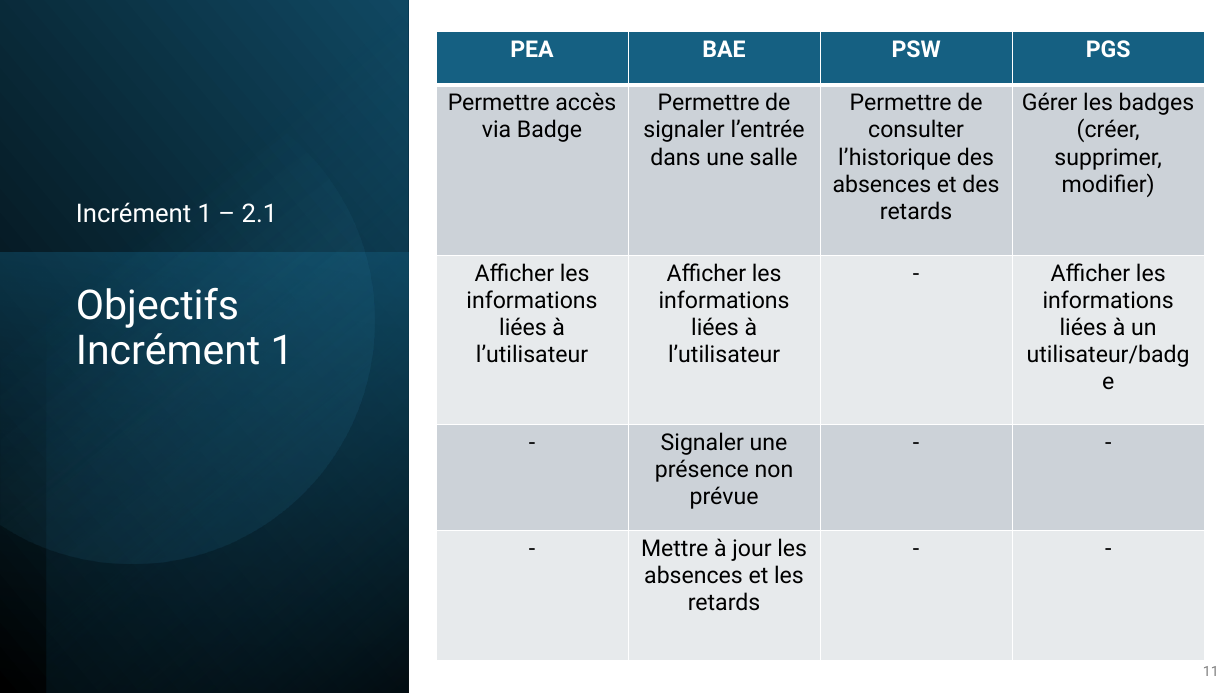
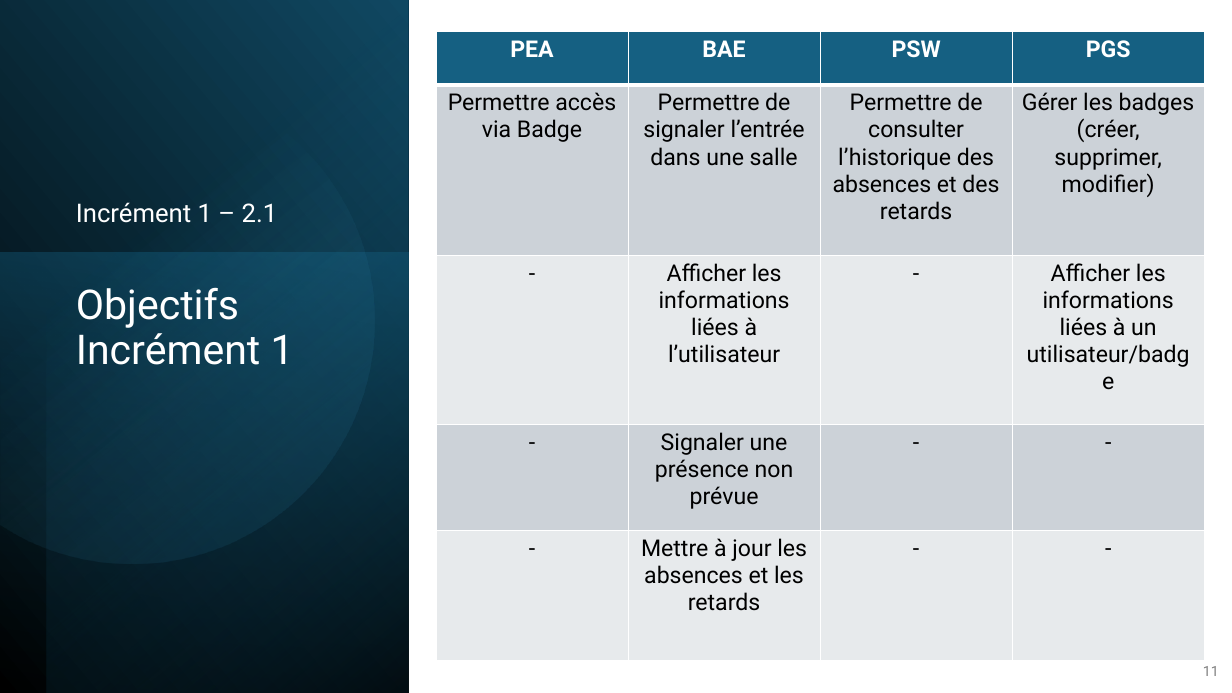
Before and after one commit to RobinMartineau/Acc-s-campus-, a slide deck: slide 11 of BDD/Présentation/BDD.pptx. Drawn at 1232x693 pixels with LibreOffice and Linux fonts; fonts in the diff are those of the drawing. Boxes give left, top, right and bottom in pixels: in the first picture for what was removed or moved away, otherwise in the second. Text is boxed around its words. In the diff, an @@ line names an element or a change of style, - is before the commit and + after.

```diff
--- a/BDD/Présentation/BDD.pptx
+++ b/BDD/Présentation/BDD.pptx
@@ table at [436,31,1205,661] @@
-row 3, column 1: Afficher les informations liées à l’utilisateur
+row 3, column 1: -
```
Also in this commit, not shown: 1 other slide changed, 6 other files.
